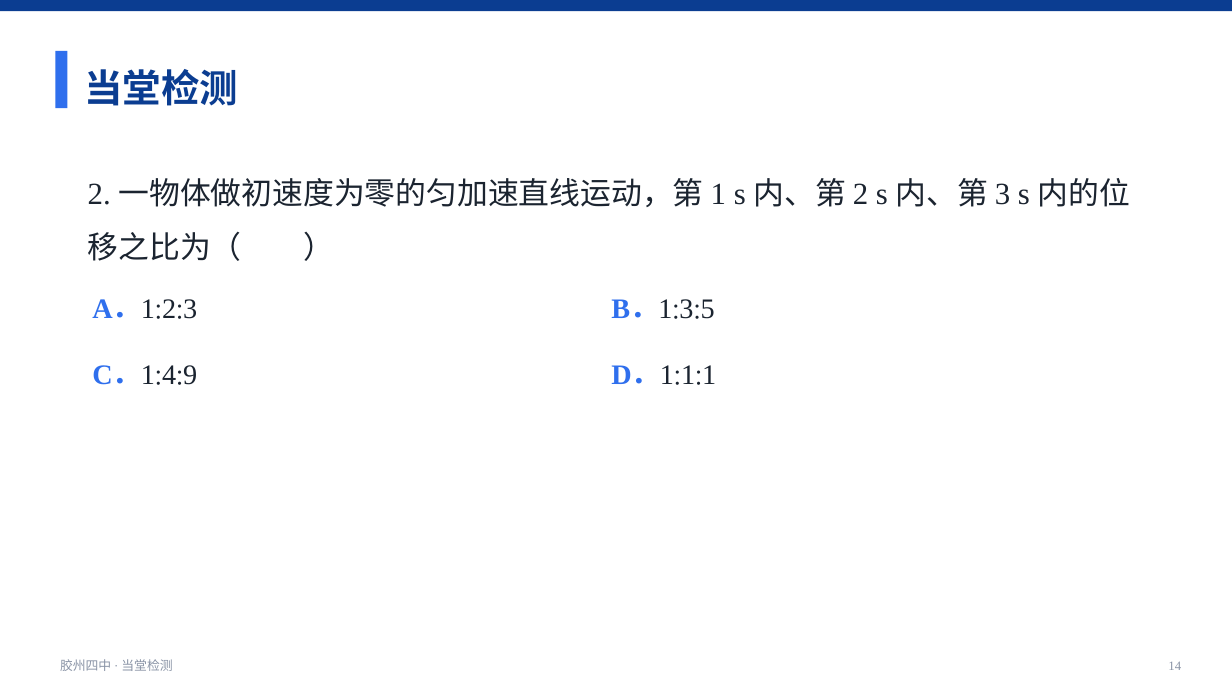
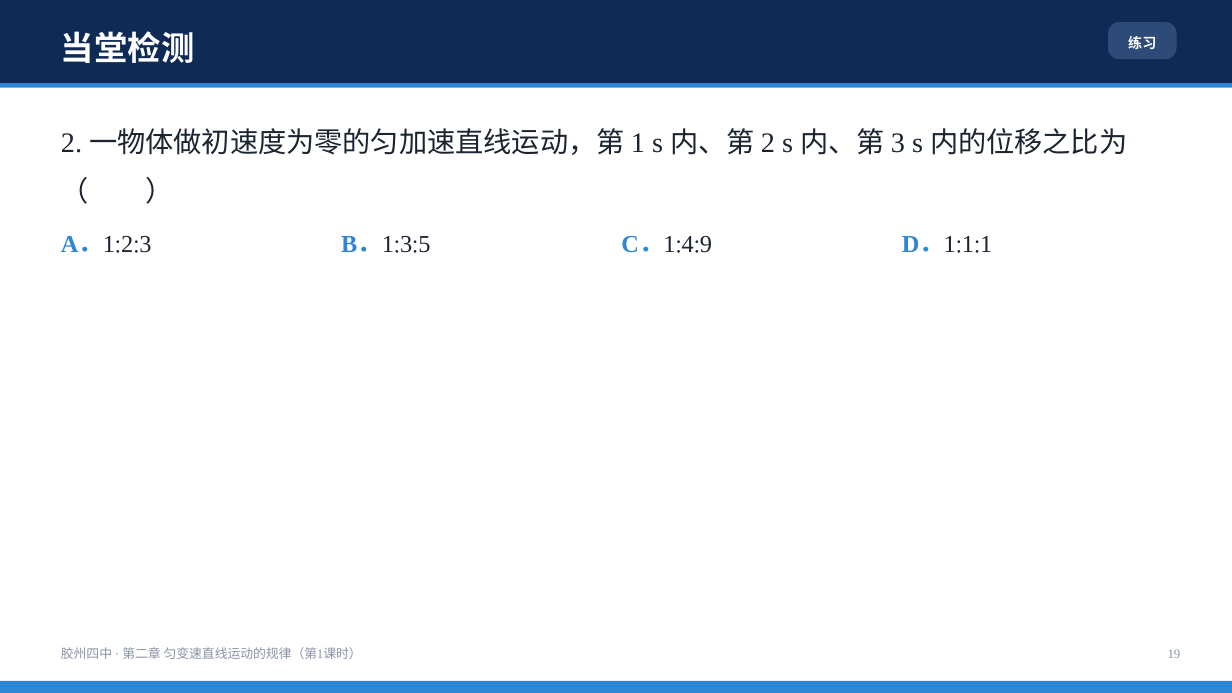
Before and after one commit to wohongshi/jszz, a slide deck: slide 19 of examples/preview/sample_xuean.pptx (slide 14 before the commit). Drawn at 1232x693 pixels with LibreOffice and Linux fonts; fonts in the diff are those of the drawing. Boxes give left, top, right and bottom in pixels: in the first picture for what was removed or moved away, otherwise in the second. Text is boxed around its words. In the diff, an @@ line names an element or a change of style, - is before the commit and + after.

```diff
--- a/examples/preview/sample_xuean.pptx
+++ b/examples/preview/sample_xuean.pptx
@@ rectangle: place and size @@
-rectangle at box(0, 0, 1232, 11)
+rectangle at box(0, 0, 1232, 83)
@@ rectangle at box(0, 0, 1232, 83): fill #0B3D91 to #0F2B55 @@
@@ text "当堂检测": place and size @@
-text "当堂检测" at box(84, 69, 238, 106)
+text "当堂检测" at box(61, 31, 194, 63)
@@ text "当堂检测" at box(61, 31, 194, 63): size 30 to 26 pt, text colour #0B3D91 to #FFFFFF; line spacing 1.25 to 1.3 @@
@@ rounded rectangle added at box(1108, 22, 1177, 59), fill #2E4A78 @@
@@ rectangle removed at box(55, 51, 67, 108) @@
@@ text added at box(1128, 36, 1156, 49), 11 pt, text #FFFFFF, bold @@
+练习
@@ rectangle added at box(0, 83, 1232, 88), fill #2E86D6 @@
@@ text "2. 一物体做初速度为零的匀加速直线运动，第 1 s 内、第 ...": place and size @@
-text "2. 一物体做初速度为零的匀加速直线运动，第 1 s 内、第 ..." at box(88, 178, 1130, 261)
+text "2. 一物体做初速度为零的匀加速直线运动，第 1 s 内、第 ..." at box(61, 128, 1127, 155)
@@ text "2. 一物体做初速度为零的匀加速直线运动，第 1 s 内、第 ..." at box(61, 128, 1127, 155): size 24 to 22 pt @@
@@ text "A．1∶2∶3": place and size @@
-text "A．1∶2∶3" at box(92, 299, 197, 319)
+text "A．1∶2∶3" at box(61, 236, 151, 253)
@@ text "A．1∶2∶3" at box(61, 236, 151, 253): size 22 to 19 pt; text colour #2F6FED to #2E86D6 in "A．1∶2∶3"; indent changed @@
@@ text "B．1∶3∶5": place and size @@
-text "B．1∶3∶5" at box(611, 299, 715, 319)
+text "B．1∶3∶5" at box(341, 236, 430, 253)
@@ text "B．1∶3∶5" at box(341, 236, 430, 253): size 22 to 19 pt; text colour #2F6FED to #2E86D6 in "B．1∶3∶5"; indent changed @@
@@ text "C．1∶4∶9": place and size @@
-text "C．1∶4∶9" at box(92, 365, 197, 385)
+text "C．1∶4∶9" at box(621, 236, 712, 253)
@@ text "C．1∶4∶9" at box(621, 236, 712, 253): size 22 to 19 pt; text colour #2F6FED to #2E86D6 in "C．1∶4∶9"; indent changed @@
@@ text "D．1∶1∶1": place and size @@
-text "D．1∶1∶1" at box(611, 365, 716, 384)
+text "D．1∶1∶1" at box(902, 236, 992, 252)
@@ text "D．1∶1∶1" at box(902, 236, 992, 252): size 22 to 19 pt; text colour #2F6FED to #2E86D6 in "D．1∶1∶1"; indent changed @@
@@ text at box(61, 647, 362, 659): text changed @@
-胶州四中 · 当堂检测
+胶州四中 · 第二章 匀变速直线运动的规律（第1课时）
@@ text added at box(1168, 649, 1181, 658), 10 pt, text #8A94A6 @@
+19
@@ rectangle added at box(0, 681, 1232, 693), fill #2E86D6 @@
@@ text removed at box(1168, 661, 1181, 670) @@
-14
```
Also in this commit, not shown: 19 other slides changed, 6 slides added, 28 other files.
